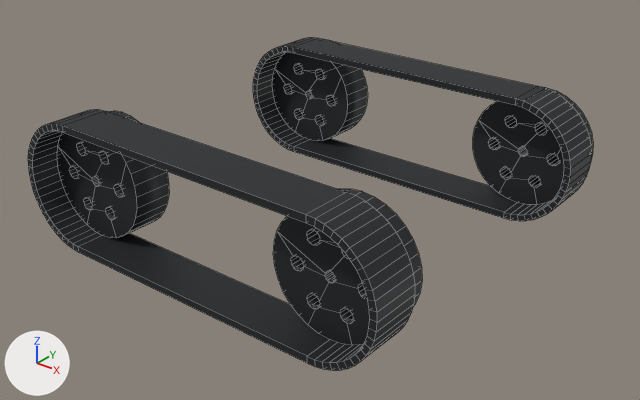
The Blender file assets/blender/parts/module_tracks.blend: old version first, new version second.
Before and after are seen from a 50 mm lens placed at (1.516, -1.941, 1.253), pointed at (0.01, -0.059, 0.086). The axes (+X, +Y, +Z) are drawn at lower left. The lights are the same throughout. The first picture is the older version. Mesh edges are drawn as thin lines.

Before the edit, the objects in view are built like this:
```python
me_silicone_track_001 = bpy.data.meshes.new('silicone_track.001')
me_silicone_track_001.from_pydata(...)  # 1424 vertices, 956 faces; spans x -62.0..62.0, y -62.6..54.0, z 0.0..39.0
me_silicone_track_001.materials.append(mat_rubber_and_chip)  # black #1d1f23
ob_mesh_rubber_and_chip_2 = bpy.data.objects.new('mesh_rubber_and_chip_2', me_silicone_track_001)
ob_mesh_rubber_and_chip_2.parent = ob_module_tracks
ob_mesh_rubber_and_chip_2.location = (0.0, 0.0, 0.0)
```
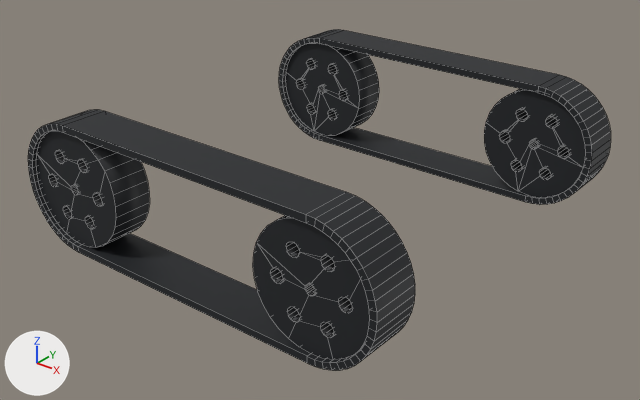
Location of each change, [x1, y1, x2, y2] in pixels of the pictures (640 x 400 px; the box of a moved part takes in the faces that stretch with it):
```json
{"object": "mesh_rubber_and_chip_2", "change": "reshaped", "before": [28, 38, 593, 370], "after": [28, 29, 611, 370]}
{"part": 1, "of": "me_silicone_track_001", "change": "moved or reshaped", "before": [273, 189, 422, 345], "after": [253, 216, 370, 360]}
{"part": 2, "of": "me_silicone_track_001", "change": "moved or reshaped", "before": [57, 111, 169, 238], "after": [36, 131, 150, 248]}
{"part": 3, "of": "me_silicone_track_001", "change": "moved or reshaped", "before": [253, 38, 592, 221], "after": [279, 29, 611, 205]}
{"part": 4, "of": "me_silicone_track_001", "change": "moved or reshaped", "before": [473, 87, 593, 205], "after": [484, 89, 585, 197]}
{"part": 5, "of": "me_silicone_track_001", "change": "moved or reshaped", "before": [272, 40, 368, 141], "after": [285, 43, 379, 135]}
```

Scene script edits in JSON lines:
```json
{"block": "me_silicone_track_001", "where": "# used by ob_mesh_rubber_and_chip_2; parent = ob_module_tracks; location = (0.0, 0.0, 0.0)"}
{"op": "remove", "block": "me_silicone_track_001", "code": "me_silicone_track_001.from_pydata(...)  # 1424 vertices, 956 faces; spans x -62.0..62.0, y -62.6..54.0, z 0.0..39.0"}
{"op": "add", "block": "me_silicone_track_001", "code": "me_silicone_track_001.from_pydata(...)  # 1424 vertices, 956 faces; spans x -62.0..62.0, y -62.6..62.6, z 0.0..39.0"}
{"block": "me_silicone_track_001", "change": "me_silicone_track_001 part 1: the loose piece of 256 vertices spanning x 25.0..60.0, y -54.0..-42.0, z 2.0..37.0 is moved by (0.0, -7.3, 0.0)"}
{"block": "me_silicone_track_001", "change": "me_silicone_track_001 part 2: the loose piece of 256 vertices spanning x -60.0..-25.0, y -54.0..-42.0, z 2.0..37.0 is moved by (0.0, -7.3, 0.0)"}
{"block": "me_silicone_track_001", "change": "me_silicone_track_001 part 3: the loose piece of 200 vertices spanning x -62.0..62.0, y 33.4..48.0, z 0.0..39.0 is turned -180 degrees about the x axis through its middle, then moved by (0.0, 14.6, 0.0)"}
{"block": "me_silicone_track_001", "change": "me_silicone_track_001 part 4: the loose piece of 256 vertices spanning x 25.0..60.0, y 42.0..54.0, z 2.0..37.0 is turned 180 degrees about the x axis through its middle, then moved by (0.0, 7.3, 0.0)"}
{"block": "me_silicone_track_001", "change": "me_silicone_track_001 part 5: the loose piece of 256 vertices spanning x -60.0..-25.0, y 42.0..54.0, z 2.0..37.0 is turned 180 degrees about the x axis through its middle, then moved by (0.0, 7.3, 0.0)"}
```
